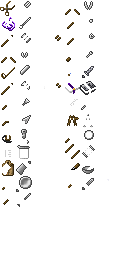
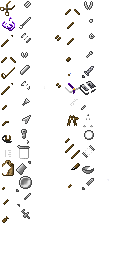
Two versions of the same layered image (128 × 256). Layer-by-layer changes:
painted on "Pasted Layer #4" over (2, 209, 30, 223)
